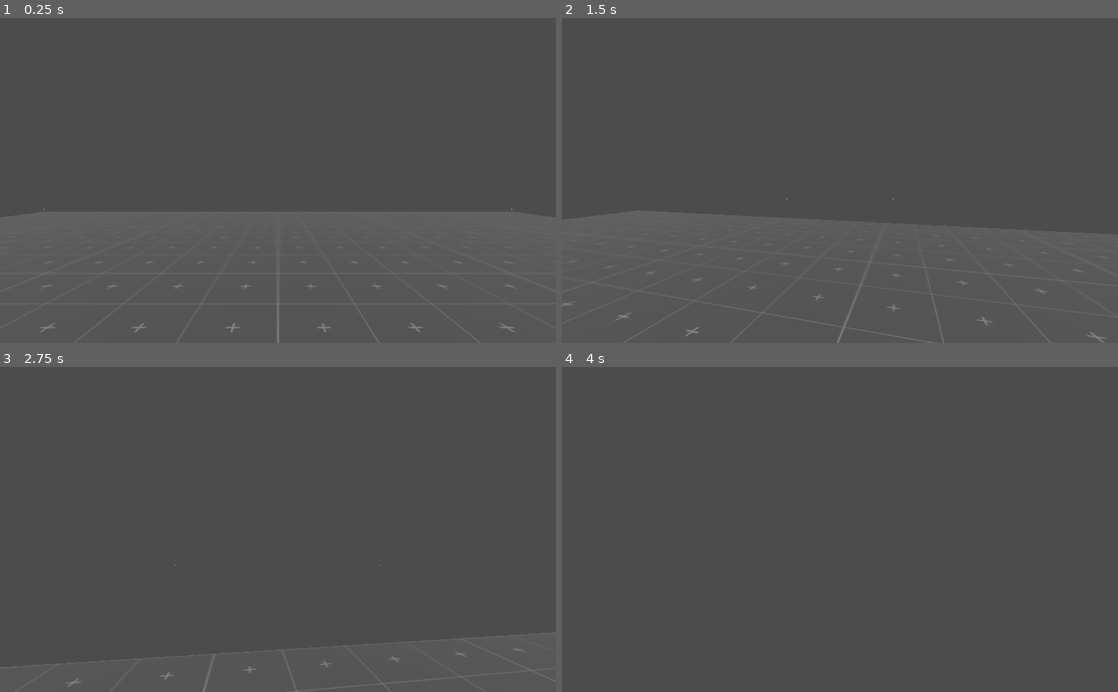
Above: before the commit, frames 1-4 (two rows, left to right).
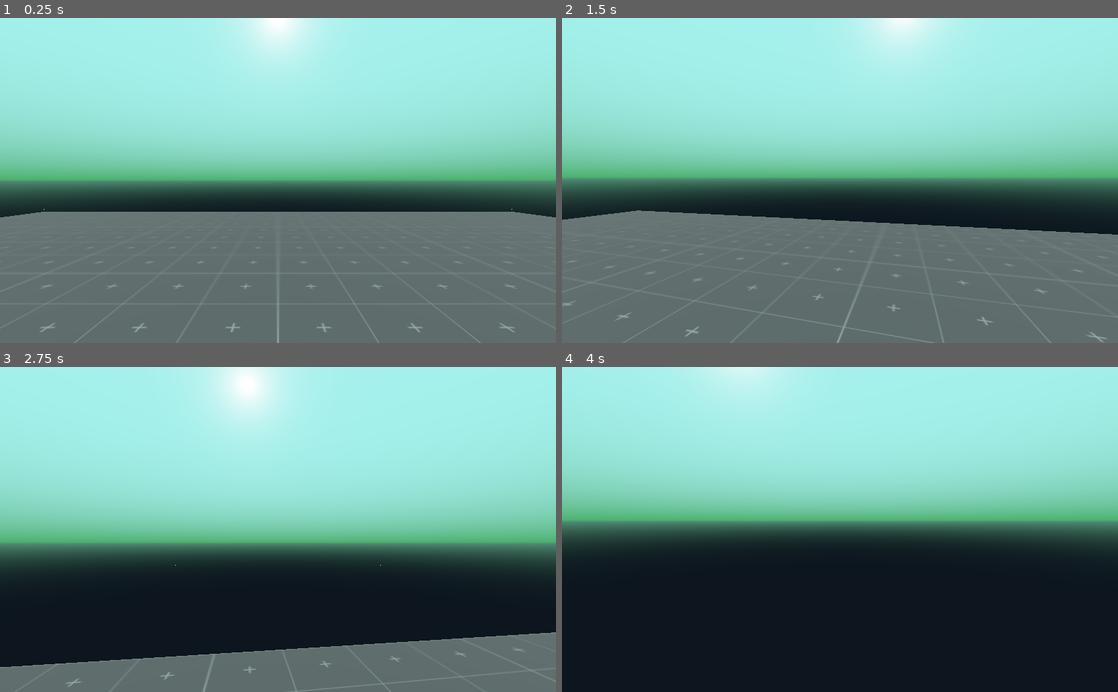
Above: after the commit, the same moments.

Repository: The-Portfolio-Organisation/MagickaTheMagicForest
Game: Godot game, scene res://Scenes/TestScene.tscn
Same seed, same stepped clock (60 frames per second), same inputs: the game is played once before the commit and once after it.
Inputs (mouse positions are in pixels of both pictures, inside the frame that each line leads up to):
- Up to frame 1 (0.25 s): no input
- Up to frame 2 (1.5 s): tap Enter at 0.5 s; move the mouse to (867, 180) at 0.52 s; hold W (move_forward) from 0.53 s (still down); tap Space (jump) at 0.77 s; move the mouse to (812, 180) at 1.27 s
- Up to frame 3 (2.75 s): keep holding W (move_forward); tap Space (jump) at 1.52 s; move the mouse to (289, 523) at 2.02 s
- Up to frame 4 (4 s): keep holding W (move_forward); move the mouse to (834, 536) at 2.77 s; tap Space (jump) at 3.02, 3.5, 3.77 s; move the mouse to (878, 532) at 3.52 s

The runs differ from the first frame. In frame 1, 61% of the frame differs, in the area x 0-100%, y 0-100%; in frame 2, 64%; in frame 3, 88%; in frame 4, 100%.

Commit message:
Skybox
+ Added a procedural sky

Diff:
--- /dev/null
+++ b/source/Assets/Environment/DebugEnvironment.tres
@@ -0,0 +1,7 @@
+[gd_resource type="Environment" load_steps=2 format=2]
+
+[ext_resource path="res://Assets/Environment/DebugProceduralSky.tres" type="ProceduralSky" id=1]
+
+[resource]
+background_mode = 2
+background_sky = ExtResource( 1 )
--- /dev/null
+++ b/source/Assets/Environment/DebugProceduralSky.tres
@@ -0,0 +1,7 @@
+[gd_resource type="ProceduralSky" format=2]
+
+[resource]
+sky_top_color = Color( 0.647059, 0.945098, 0.929412, 1 )
+sky_horizon_color = Color( 0.290196, 0.690196, 0.411765, 1 )
+ground_bottom_color = Color( 0.0509804, 0.0862745, 0.121569, 1 )
+ground_horizon_color = Color( 0.317647, 0.564706, 0.462745, 1 )
--- a/source/Scenes/TestScene.tscn
+++ b/source/Scenes/TestScene.tscn
@@ -1,7 +1,8 @@
-[gd_scene load_steps=7 format=2]
+[gd_scene load_steps=8 format=2]
 
 [ext_resource path="res://Subobjects/Player.tscn" type="PackedScene" id=1]
 [ext_resource path="res://Assets/Materials/GridMaterial.tres" type="Material" id=2]
+[ext_resource path="res://Assets/Environment/DebugEnvironment.tres" type="Environment" id=3]
 
 [sub_resource type="PhysicsMaterial" id=1]
 
@@ -34,3 +35,6 @@
 [node name="Player" parent="." instance=ExtResource( 1 )]
 transform = Transform( 1, 0, 0, 0, 1, 0, 0, 0, 1, 0, 3.5479, 0 )
 collision_mask = 2
+
+[node name="WorldEnvironment" type="WorldEnvironment" parent="."]
+environment = ExtResource( 3 )
